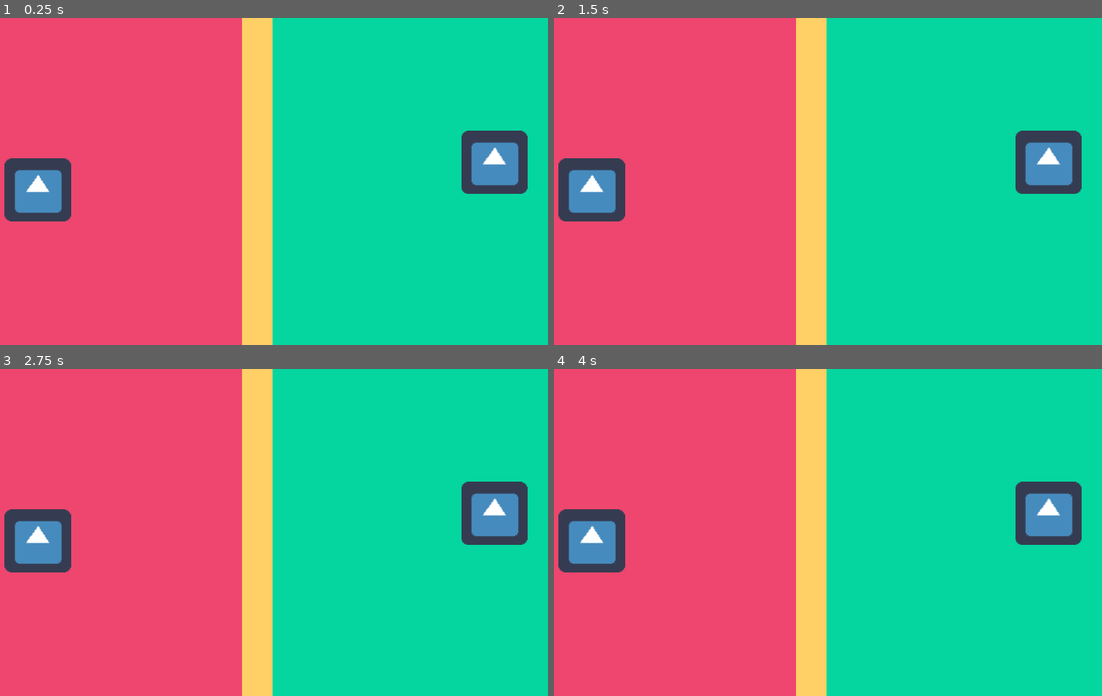
Above: before the commit, frames 1-4 (two rows, left to right).
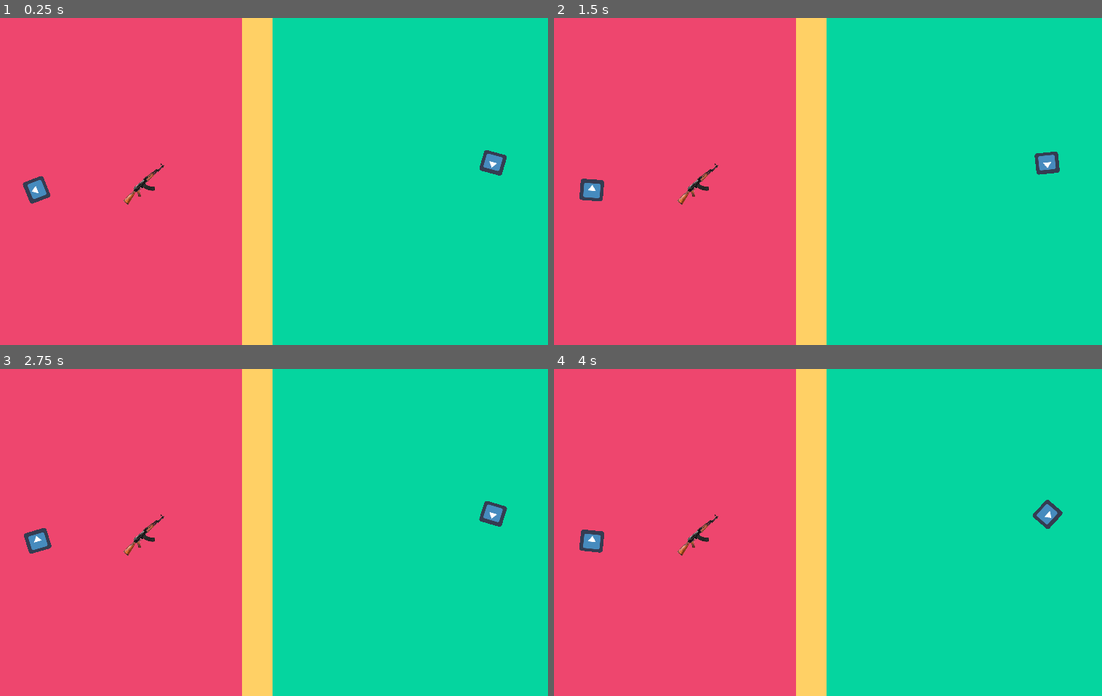
Above: after the commit, the same moments.

Repository: bitten-sweet-studio/paper-duel
Game: Godot game, scene res://scenes/arena_full.tscn
The game is run twice, just before and just after one commit, with the same random seed, the same clock (stepped at 60 frames per second) and the same inputs. The engine's default icon, where the game draws it, is replaced by a stand-in: a white triangle on a blue panel in a dark square.
Inputs (mouse positions are in pixels of both pictures, inside the frame that each line leads up to):
- Up to frame 1 (0.25 s): no input
- Up to frame 2 (1.5 s): tap Enter at 0.5 s; move the mouse to (937, 165) at 0.52 s; tap Space at 1.25 s; move the mouse to (696, 197) at 1.27 s
- Up to frame 3 (2.75 s): tap Enter at 2 s; move the mouse to (317, 460) at 2.02 s
- Up to frame 4 (4 s): tap Space at 2.75 s; move the mouse to (784, 597) at 2.77 s; tap Enter at 3.5 s; move the mouse to (986, 581) at 3.52 s

The runs differ from the first frame. In frame 1, 4.7% of the frame differs, in the area x 0-97%, y 34-63%; in frame 2, 4.7%; in frame 3, 4.7%; in frame 4, 4.7%.

Commit message:
feat: Weapon docking to player

Diff:
--- a/game/player/player.tscn
+++ b/game/player/player.tscn
@@ -4,18 +4,23 @@
 [ext_resource path="res://util/textures/icon.png" type="Texture" id=2]
 
 [sub_resource type="CircleShape2D" id=1]
-radius = 38.1182
+radius = 137.033
 
 [node name="player" type="Node2D"]
+scale = Vector2( 1.03078, 1 )
 
 [node name="rb" type="KinematicBody2D" parent="."]
 script = ExtResource( 1 )
 
-[node name="CollisionShape2D" type="CollisionShape2D" parent="rb"]
+[node name="Icon" type="Sprite" parent="rb"]
+position = Vector2( 2, -0.999996 )
+scale = Vector2( 1.17674, 1.1016 )
+texture = ExtResource( 2 )
+
+[node name="Area2D" type="Area2D" parent="rb"]
+
+[node name="CollisionShape2D" type="CollisionShape2D" parent="rb/Area2D"]
 position = Vector2( 0, 4 )
 shape = SubResource( 1 )
 
-[node name="Icon" type="Sprite" parent="rb"]
-position = Vector2( 2, -0.999996 )
-scale = Vector2( 3.42969, 3.26953 )
-texture = ExtResource( 2 )
+[connection signal="area_entered" from="rb/Area2D" to="rb" method="_on_Area2D_area_entered"]
--- a/game/scenes/arena_full.tscn
+++ b/game/scenes/arena_full.tscn
@@ -1,8 +1,9 @@
-[gd_scene load_steps=4 format=2]
+[gd_scene load_steps=5 format=2]
 
 [ext_resource path="res://scenes/arena_right.tscn" type="PackedScene" id=1]
 [ext_resource path="res://scenes/arena_left.tscn" type="PackedScene" id=2]
 [ext_resource path="res://player/player.tscn" type="PackedScene" id=3]
+[ext_resource path="res://scenes/weapon.tscn" type="PackedScene" id=4]
 
 [node name="arena_full" type="Node2D"]
 
@@ -43,5 +44,8 @@
 move_up_input = "ui_up"
 move_down_input = "ui_down"
 
+[node name="weapon" parent="." instance=ExtResource( 4 )]
+position = Vector2( 593, 556 )
+
 [editable path="player_left"]
 [editable path="player_right"]
--- /dev/null
+++ b/game/scenes/weapon.tscn
@@ -0,0 +1,18 @@
+[gd_scene load_steps=3 format=2]
+
+[ext_resource path="res://util/assets/weapon.png" type="Texture" id=1]
+
+[sub_resource type="CapsuleShape2D" id=1]
+radius = 25.0
+height = 132.0
+
+[node name="Area2D" type="Area2D"]
+rotation = -0.698132
+
+[node name="CollisionShape2D" type="CollisionShape2D" parent="."]
+rotation = 1.5708
+shape = SubResource( 1 )
+
+[node name="Weapon" type="Sprite" parent="."]
+position = Vector2( 10, 4 )
+texture = ExtResource( 1 )
--- a/game/scripts/player.gd
+++ b/game/scripts/player.gd
@@ -9,11 +9,16 @@
 export var move_up_input : String
 export var move_down_input : String
 
+onready var arena_full = get_tree().root.get_node("arena_full")
+
+
+func _ready():
+	print(arena_full)
+
 func _physics_process(delta):
-
 	get_input()
 	velocity = move_and_slide(velocity * speed)
-
+	look_at(get_global_mouse_position())
 
 func get_input():
 	velocity = Vector2()
@@ -25,3 +30,15 @@
 		velocity.y = 1
 	if Input.is_action_pressed(move_up_input):
 		velocity.y = -1
+
+
+func _on_Area2D_area_entered(area):
+	if has_node("weapon"):
+		return
+	call_deferred("reparent", area)
+
+func reparent(node):
+	node.get_child(0).disabled = true
+	arena_full.remove_child(node)
+	add_child(node)
+	node.global_position = global_position
--- /dev/null
+++ b/game/scripts/weapon.gd
@@ -0,0 +1,5 @@
+extends Node2D
+
+
+func _on_Area2D_area_entered(area):
+	print("arma: colidiu")
Binary file added: game/util/assets/weapon.png
Not shown, added: game/util/assets/weapon.png.import
